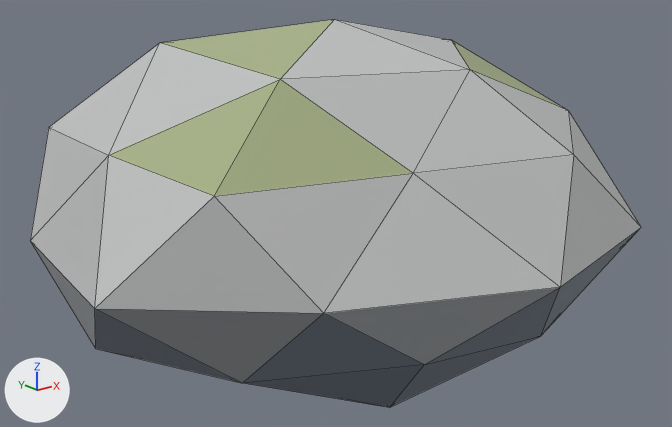
What one commit did to the glTF model assets/models/style/boulder_a.glb.
One viewpoint serves both versions: a camera (50 mm lens) standing at (-1.872, -2.346, 1.239) and looking at (-0.01, -0.02, 0.308). The axes (+X, +Y, +Z) are drawn at lower left. The lights are the same throughout. The picture after the commit comes second. Mesh edges are drawn as thin lines. Vertices at exactly the same position are counted once.

Objects in the first picture: 'boulder_a'.
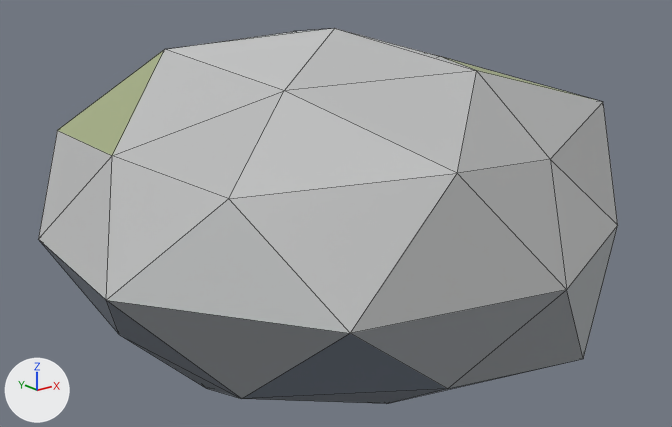
Edits to the bpy script that builds the scene:
```text
Change me_boulder_a:
    used by ob_boulder_a; location = (0.0, 0.0, 0.0)
    remove me_boulder_a.from_pydata(...)  # 42 vertices, 80 faces; spans x -1.01..0.99, y -0.94..0.88, z -0.24..0.94
    add me_boulder_a.from_pydata(...)  # 42 vertices, 80 faces; spans x -0.96..0.99, y -0.96..0.94, z -0.27..0.92
    me_boulder_a part 1: 42 of 42 vertices moved; they spanned x -1.01..0.99, y -0.94..0.88, z -0.24..0.94 and now span x -0.96..0.99, y -0.96..0.94, z -0.27..0.92; mean shift (0.01, -0.02, 0.0)
    me_boulder_a part 2: 17 faces centred in x -0.91..0.84, y -0.82..0.75, z 0.25..0.88 are repainted in the vertex colours; the middle colour goes from grey #b8baba to grey #babbbb
    me_boulder_a part 3: 19 faces centred in x -0.94..0.93, y -0.81..0.8, z 0.14..0.77 are repainted in the vertex colours; the middle colour goes from grey #7c8691 to grey #7d8792
    me_boulder_a part 4: 13 faces centred in x -0.85..0.39, y -0.6..0.61, z 0.52..0.88 are repainted in the vertex colours; the middle colour goes from light grey #bfc0c0 to grey #bdbebe
```

Pixel boxes (x1, y1, x2, y2) of what changed, in the pictures (672 x 427 px; the box of a moved part takes in the faces that stretch with it):
'boulder_a', reshaped, recoloured: before (30, 20, 641, 407); after (39, 28, 618, 404)
part 1 of me_boulder_a, moved or reshaped: before (30, 20, 641, 407); after (39, 28, 618, 404)
part 2 of me_boulder_a, recoloured: before (30, 20, 641, 364); after (39, 28, 618, 389)
part 3 of me_boulder_a, recoloured: before (32, 40, 640, 383); after (41, 57, 618, 398)
part 4 of me_boulder_a, recoloured: before (49, 20, 574, 313); after (58, 28, 603, 333)
